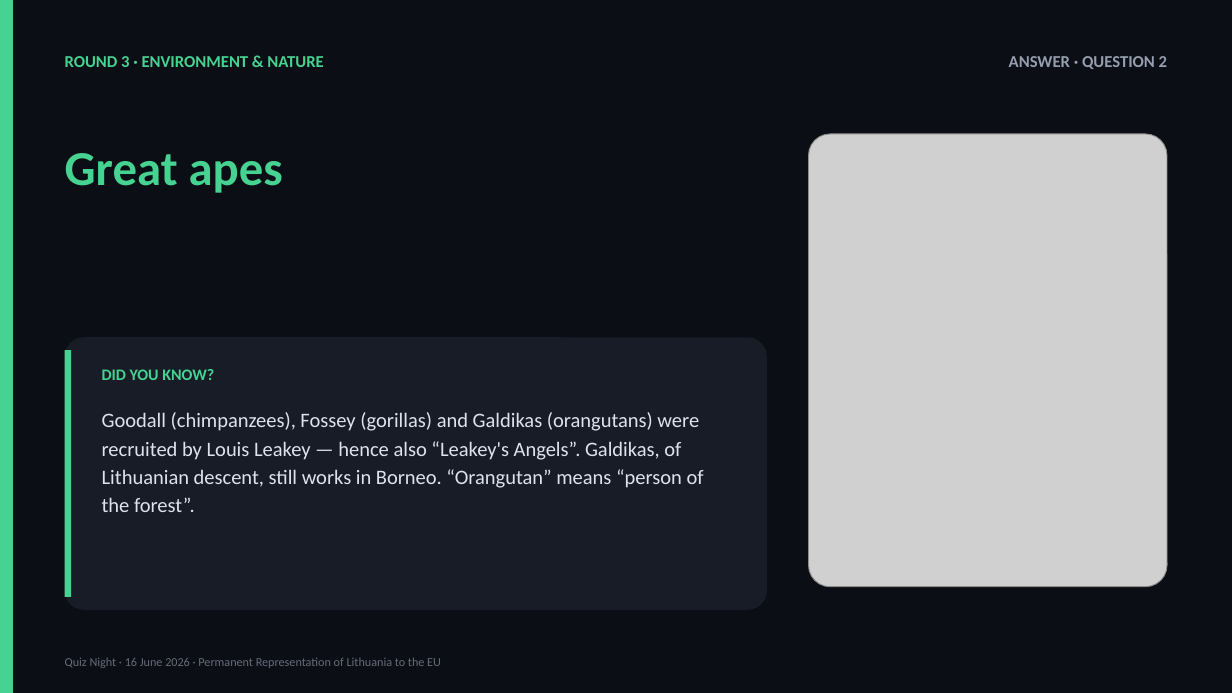
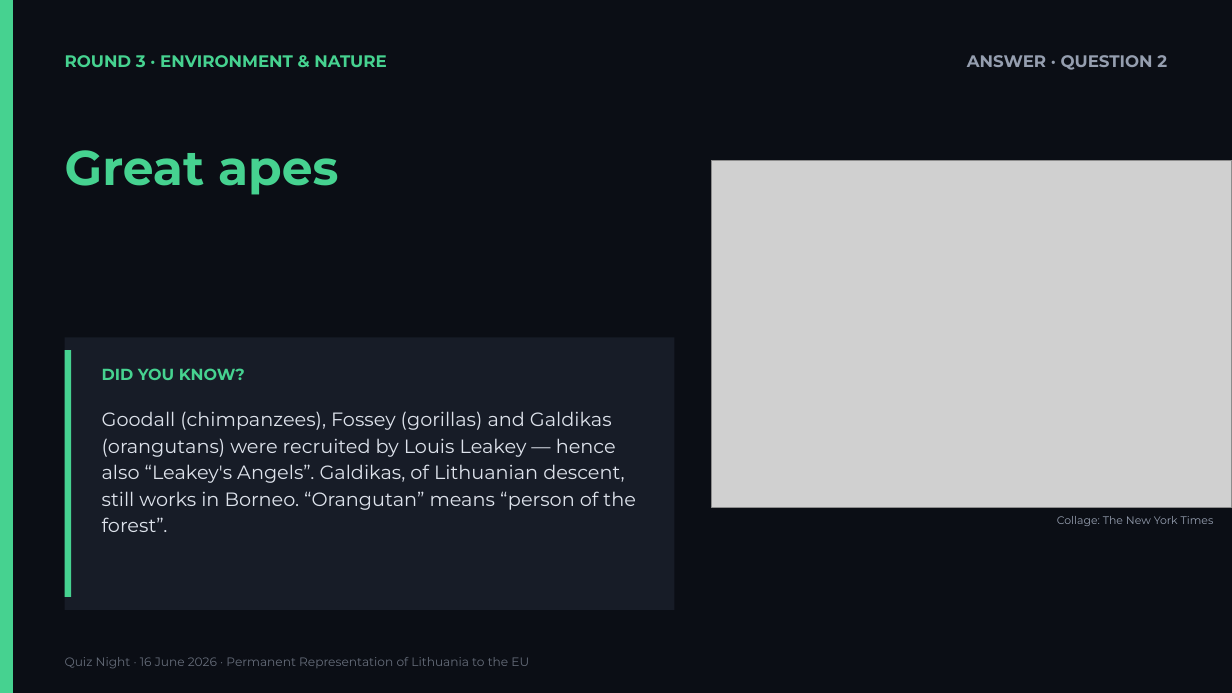
Before and after one commit to splice11/protmusis, a slide deck: slide 37 of Quiz_Night_2026-06-16.pptx. Drawn at 1232x693 pixels with LibreOffice and Linux fonts; fonts in the diff are those of the drawing; grey boxes stand for pictures. Boxes give left, top, right and bottom in pixels: in the first picture for what was removed or moved away, otherwise in the second. Text is boxed around its words. In the diff, an @@ line names an element or a change of style, - is before the commit and + after.

```diff
--- a/Quiz_Night_2026-06-16.pptx
+++ b/Quiz_Night_2026-06-16.pptx
@@ picture: place and size @@
-picture at [809,134,1167,587]
+picture at [712,160,1232,507]
@@ rounded rectangle removed at [65,337,767,610] @@
@@ rectangle added at [65,337,675,610], fill #171C27 @@
@@ font Calibri to Montserrat in 5 elements at [65,657,529,668], [65,55,386,67], [967,55,1167,70], [65,150,338,195], [102,368,245,380] @@
@@ text "Goodall (chimpanzees), Fossey (gorillas) and ..." at [102,411,635,532]: size 16 to 15 pt, font Calibri to Montserrat @@
@@ text added at [1057,516,1214,526], 8.5 pt, text #959EAF @@
+Collage: The New York Times
```
Also in this commit, not shown: 48 other slides changed, 44 other files.
